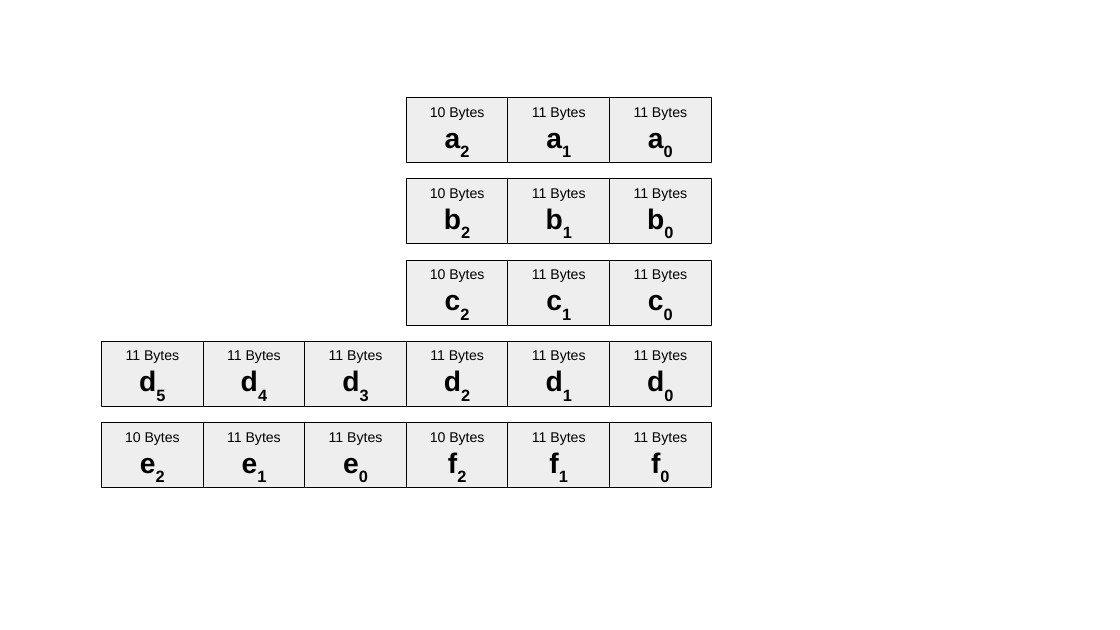
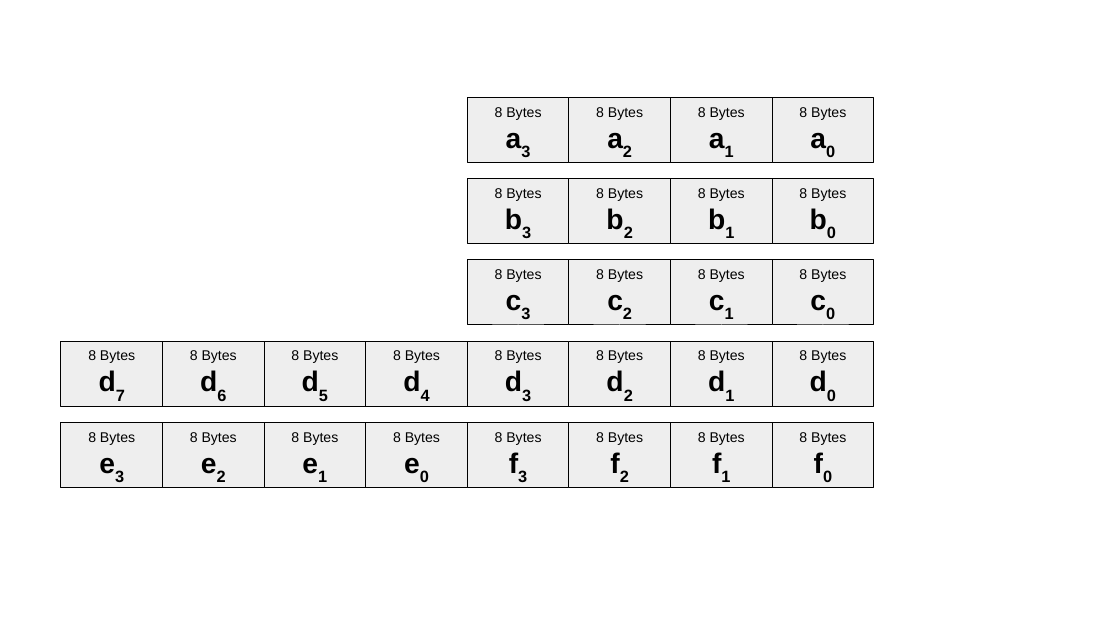
Before and after one commit to vanshwassan/zkevm-doc, a slide deck: slide 1 of slides/zkEVM/architecture/figures/multiplication.odp. Drawn at 1120x630 pixels with LibreOffice and Linux fonts; fonts in the diff are those of the drawing. Boxes give left, top, right and bottom in pixels: in the first picture for what was removed or moved away, otherwise in the second. Text is boxed around its words. In the diff, an @@ line names an element or a change of style, - is before the commit and + after.

```diff
--- a/slides/zkEVM/architecture/figures/multiplication.odp
+++ b/slides/zkEVM/architecture/figures/multiplication.odp
@@ rectangle added at [468,98,569,163], fill #EEEEEE, outline #000000 0.71 pt, 10 pt, text #000000 @@
+8 Bytes
+a3
@@ text in rectangle at [596,107,643,120]: text changed @@
-10 Bytes
+8 Bytes
@@ text in rectangle at [698,107,745,120]: text changed @@
-11 Bytes
+8 Bytes
@@ text in rectangle at [799,107,846,120]: text changed @@
-11 Bytes
+8 Bytes
@@ rectangle added at [468,179,569,244], fill #EEEEEE, outline #000000 0.71 pt, 10 pt, text #000000 @@
+8 Bytes
+b3
@@ text in rectangle at [596,188,643,201]: text changed @@
-10 Bytes
+8 Bytes
@@ text in rectangle at [698,188,745,201]: text changed @@
-11 Bytes
+8 Bytes
@@ text in rectangle at [799,188,846,201]: text changed @@
-11 Bytes
+8 Bytes
@@ rectangle added at [468,260,569,325], fill #EEEEEE, outline #000000 0.71 pt, 10 pt, text #000000 @@
+8 Bytes
+c3
@@ text in rectangle at [596,269,643,282]: text changed @@
-10 Bytes
+8 Bytes
@@ text in rectangle at [698,269,745,282]: text changed @@
-11 Bytes
+8 Bytes
@@ text in rectangle at [799,269,846,282]: text changed @@
-11 Bytes
+8 Bytes
@@ rectangle added at [61,341,163,407], fill #EEEEEE, outline #000000 0.71 pt, 10 pt, text #000000 @@
+8 Bytes
+d7
@@ rectangle added at [163,341,264,407], fill #EEEEEE, outline #000000 0.71 pt, 10 pt, text #000000 @@
+8 Bytes
+d6
@@ text in rectangle at [291,350,338,363]: text changed @@
-11 Bytes
+8 Bytes
@@ text in rectangle at [393,350,440,363]: text changed @@
-11 Bytes
+8 Bytes
@@ text in rectangle at [495,350,541,363]: text changed @@
-11 Bytes
+8 Bytes
@@ text in rectangle at [596,350,643,363]: text changed @@
-11 Bytes
+8 Bytes
@@ text in rectangle at [698,350,745,363]: text changed @@
-11 Bytes
+8 Bytes
@@ text in rectangle at [799,350,846,363]: text changed @@
-11 Bytes
+8 Bytes
@@ rectangle added at [61,423,163,488], fill #EEEEEE, outline #000000 0.71 pt, 10 pt, text #000000 @@
+8 Bytes
+e3
@@ text in rectangle at [190,432,237,445]: text changed @@
-10 Bytes
+8 Bytes
@@ text in rectangle at [291,432,338,445]: text changed @@
-11 Bytes
+8 Bytes
@@ 3 rectangles: place and size @@
-3 rectangles at [102,423,407,488]
+3 rectangles at [163,423,468,488]
@@ text in rectangle at [393,432,440,445]: text changed @@
-11 Bytes
+8 Bytes
@@ rectangle added at [468,423,569,488], fill #EEEEEE, outline #000000 0.71 pt, 10 pt, text #000000 @@
+8 Bytes
+f3
@@ text in rectangle at [596,432,643,445]: text changed @@
-10 Bytes
+8 Bytes
@@ 7 rectangles: place and size @@
-7 rectangles at [203,98,610,488]
+7 rectangles at [366,98,772,488]
@@ text in rectangle at [698,432,745,445]: text changed @@
-11 Bytes
+8 Bytes
@@ 11 rectangles: place and size @@
-11 rectangles at [102,98,711,488]
+11 rectangles at [264,98,874,488]
@@ text in rectangle at [799,432,846,445]: text changed @@
-11 Bytes
+8 Bytes
```
Also in this commit, not shown: 2 other files.
